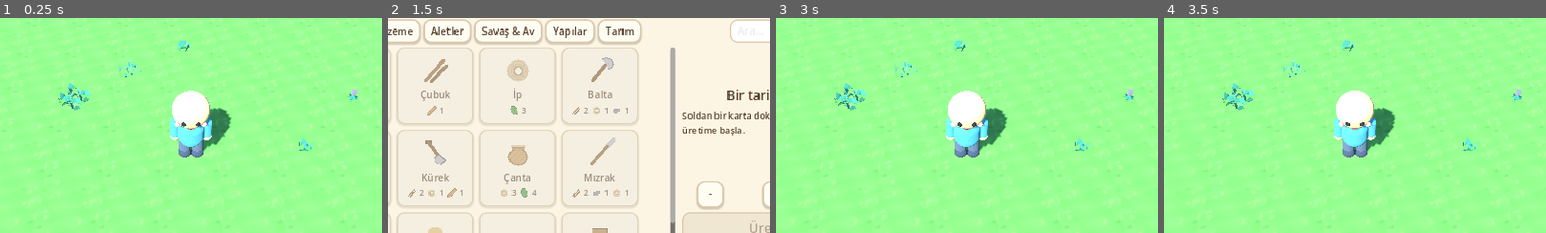
Above: before the commit, frames 1-4 (left to right).
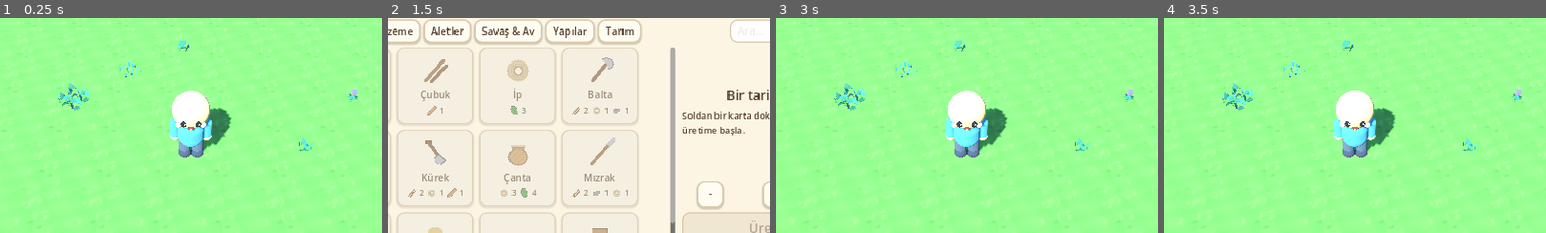
Above: after the commit, the same moments.

Repository: ozcinarece/Rable
Game: Godot game, scene res://scenes/World3D.tscn
Same seed, same stepped clock (60 frames per second), same inputs: the game is played once before the commit and once after it.
Inputs (mouse positions are % of the whole screen's width and height, from its top left):
- Up to frame 1 (0.25 s): no input
- Up to frame 2 (1.5 s): click (4, 6) at 0.5 s; click (4, 17) at 1.25 s
- Up to frame 3 (3 s): click (77, 22) at 2.02 s; type "12" at 2.1 s; click "Yeni Oyun" at 2.75 s
- Up to frame 4 (3.5 s): no input
The pictures show only the part of the screen within x 25-75%, y 19-69%; the shares and areas given below are measured in that part.

The runs differ from the first frame. In frame 1, 0.1% of the frame differs, in the area x 45-55%, y 48-53%; in frame 2, nothing differs; in frame 3, 0.1%; in frame 4, 0.1%.

Commit message:
Daha tatli yuz: iri parlak gozler (isik yansimali), gulen acik agiz + dil
Co-Authored-By: Claude Fable 5 <noreply@anthropic.com>
Claude-Session: https://claude.ai/code/session_01F3YZhtJZEWdj71A8VFF7cL

Diff:
--- a/scripts/custom_character.gd
+++ b/scripts/custom_character.gd
@@ -73,21 +73,36 @@
 	head_inst.material_override = _mat(skin)
 	_head.add_child(head_inst)
 
-	# Yuz: iki goz + yanak pembesi + minik gulumseme
+	# Yuz: iri parlak gozler + pembe yanaklar + gulen acik agiz
 	# (gozler percemin ALTINDA kalacak yukseklikte - yuz hep okunur)
 	for side in [-1.0, 1.0]:
-		_add_ball(_head, Vector3(side * 0.055, 0.10, 0.142), 0.02, Color(0.15, 0.13, 0.14))
-		_add_ball(_head, Vector3(side * 0.105, 0.06, 0.112), 0.022, Color(0.98, 0.62, 0.58, 1.0))
-	var smile := MeshInstance3D.new()
-	var smile_mesh := TorusMesh.new()
-	smile_mesh.inner_radius = 0.015
-	smile_mesh.outer_radius = 0.03
-	smile.mesh = smile_mesh
-	smile.position = Vector3(0, 0.045, 0.138)
-	smile.rotation_degrees = Vector3(65, 0, 0)
-	smile.scale = Vector3(1, 1, 0.5)
-	smile.material_override = _mat(Color(0.62, 0.32, 0.28))
-	_head.add_child(smile)
+		# Goz: dikey oval, koyu
+		var eye := SphereMesh.new()
+		eye.radius = 0.023
+		eye.height = 0.06
+		var eye_inst := MeshInstance3D.new()
+		eye_inst.mesh = eye
+		eye_inst.position = Vector3(side * 0.056, 0.10, 0.142)
+		eye_inst.material_override = _mat(Color(0.14, 0.12, 0.13))
+		_head.add_child(eye_inst)
+		# Goz parlamasi: minik beyaz nokta (canlilik verir)
+		_add_ball(_head, Vector3(side * 0.056 + 0.009, 0.115, 0.161),
+				0.0075, Color(0.99, 0.99, 0.99))
+		# Yanak pembesi
+		_add_ball(_head, Vector3(side * 0.098, 0.062, 0.118),
+				0.024, Color(0.99, 0.66, 0.62))
+	# Agiz: gulumseyen kucuk acik agiz (yassi oval)
+	var mouth := SphereMesh.new()
+	mouth.radius = 0.024
+	mouth.height = 0.032
+	var mouth_inst := MeshInstance3D.new()
+	mouth_inst.mesh = mouth
+	mouth_inst.position = Vector3(0, 0.052, 0.144)
+	mouth_inst.scale = Vector3(1.15, 1.0, 0.45)
+	mouth_inst.material_override = _mat(Color(0.52, 0.23, 0.20))
+	_head.add_child(mouth_inst)
+	# Dil: agzin icinde minik pembe detay
+	_add_ball(_head, Vector3(0, 0.044, 0.152), 0.011, Color(0.95, 0.55, 0.55))
 
 	# Sapka/sac/gozluk noktasi: kafa tabaninda (mini ile ayni cerceve)
 	head_attach = Node3D.new()
